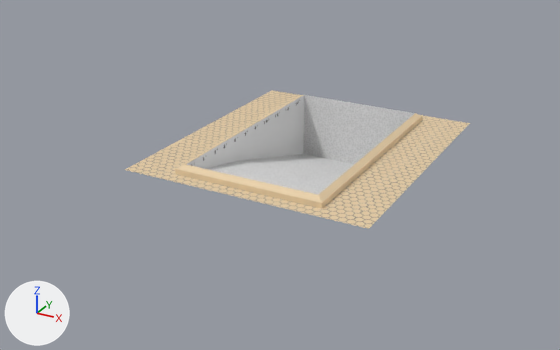
An edit to the FBX model Assets/Environment/Models/scene3/Models/pool.fbx, drawn before and after from the same camera.
The view is the same before and after, from a camera (50 mm lens) standing at (161.0, -328.0, 191.0) and looking at (-18.0, -2.0, 28.0). The axes (+X, +Y, +Z) are drawn at lower left. The lights are the same throughout.
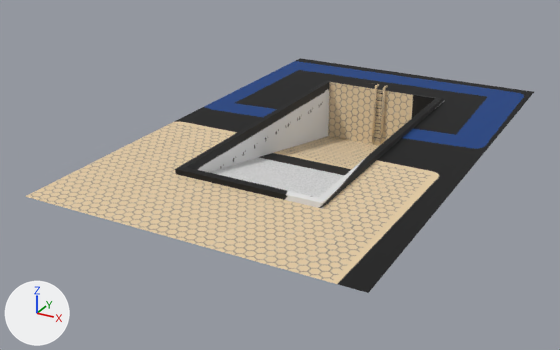
Commit message: working on pool house scene

Changed parts and their boxes (x1, y1, x2, y2) in the pictures (560 x 350 px; the box of a moved part takes in the faces that stretch with it):
'Plane', surface changed, reshaped (beige to black, 47% wider, 69% taller)
    before: (125, 90, 470, 229)
    after: (25, 58, 534, 293)
part 1 of me_plane, added
    after: (380, 85, 388, 144)
part 2 of me_plane, added
    after: (372, 84, 379, 143)
part 3 of me_plane, moved or reshaped
    before: (125, 90, 470, 229)
    after: (25, 58, 534, 293)
part 4 of me_plane, surface changed
    both: (175, 169, 322, 209)

What changed in the scene script:
```text
Add img_pool_texture_brown_png:
    img_pool_texture_brown_png = load_image('pool_texture_brown.png', '../Textures/pool_texture_brown.png', 1024, 1024, 'sRGB')
Change mat_material:
    mat_material.texture: img_pool_texture_png -> img_pool_texture_brown_png
Change me_plane:
    used by ob_plane; location = (0.0, 0.0, 0.0)
    remove me_plane.from_pydata(...)  # 22 vertices, 18 faces; spans x -61.0..61.1, y -73.0..66.4, z 16.6..53.4
    add me_plane.from_pydata(...)  # 136 vertices, 105 faces; spans x -79.8..79.2, y -116.3..139.8, z 16.6..54.8
    me_plane part 1: a new loose piece of 30 vertices spanning x 1.9..3.5, y 87.7..92.0, z 18.5..54.8, in mat_material (picture img_pool_texture_brown_png)
    me_plane part 2: a new loose piece of 30 vertices spanning x -3.4..-1.8, y 87.7..92.0, z 18.4..54.8, in mat_material (picture img_pool_texture_brown_png)
    me_plane part 3
    18 vertices are removed from x -61.0..61.1, y -73.0..66.4, z 16.6..53.4
    17 faces are deleted
    16 vertices are added at x -79.8..79.2, y -116.3..139.8, z 16.6..52.0
    16 new faces join them
    me_plane part 4: 1 kept faces spanning x -37.3..37.0, y -65.6, z 49.0..51.6 get new texture (UV) coordinates
    me_plane part 5: the surface is now shaded smooth
```
